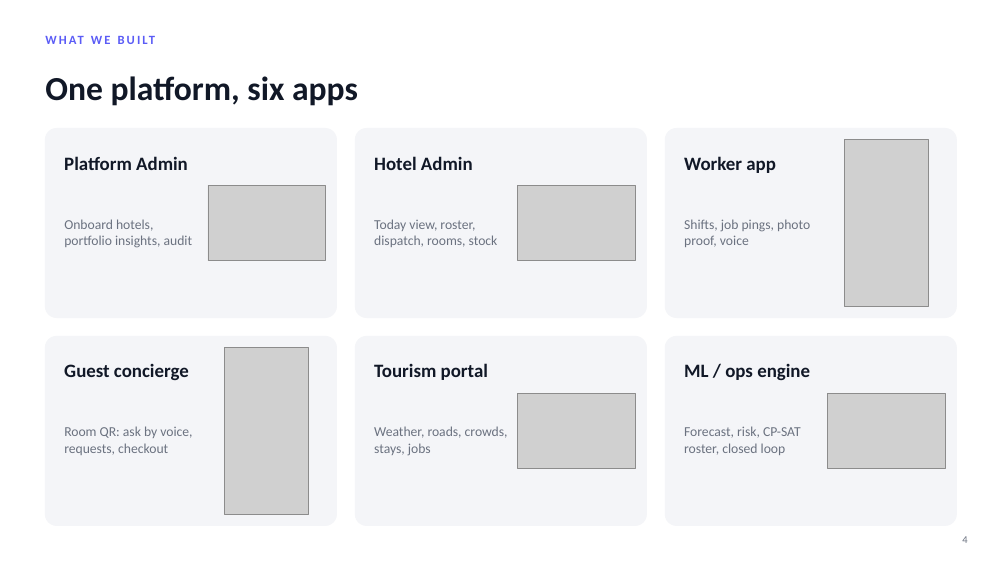
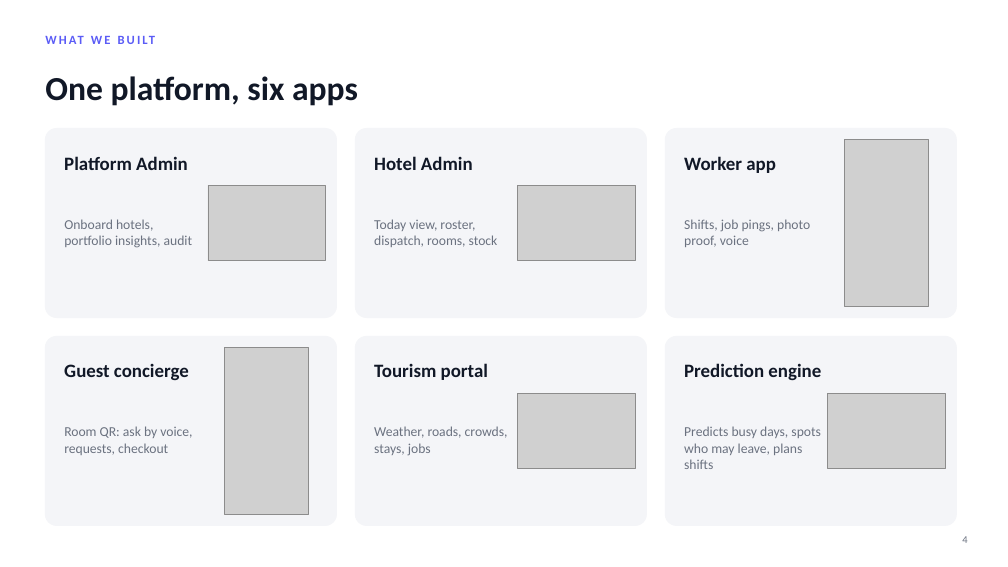
Before and after one commit to Ashu-Stark/Hospitality-, a slide deck: slide 4 of docs/HOI_Progress_Update.pptx. Drawn at 1008x567 pixels with LibreOffice and Linux fonts; fonts in the diff are those of the drawing; grey boxes stand for pictures; background and template pictures are left out. Boxes give left, top, right and bottom in pixels: in the first picture for what was removed or moved away, otherwise in the second. Text is boxed around its words. In the diff, an @@ line names an element or a change of style, - is before the commit and + after.

```diff
--- a/docs/HOI_Progress_Update.pptx
+++ b/docs/HOI_Progress_Update.pptx
@@ text at <box>684,363,821,381</box>: text changed @@
-ML / ops engine
+Prediction engine
@@ text at <box>684,426,821,469</box>: text changed @@
-Forecast, risk, CP-SAT roster, closed loop
+Predicts busy days, spots who may leave, plans shifts
```
Also in this commit, not shown: 8 other slides changed.
